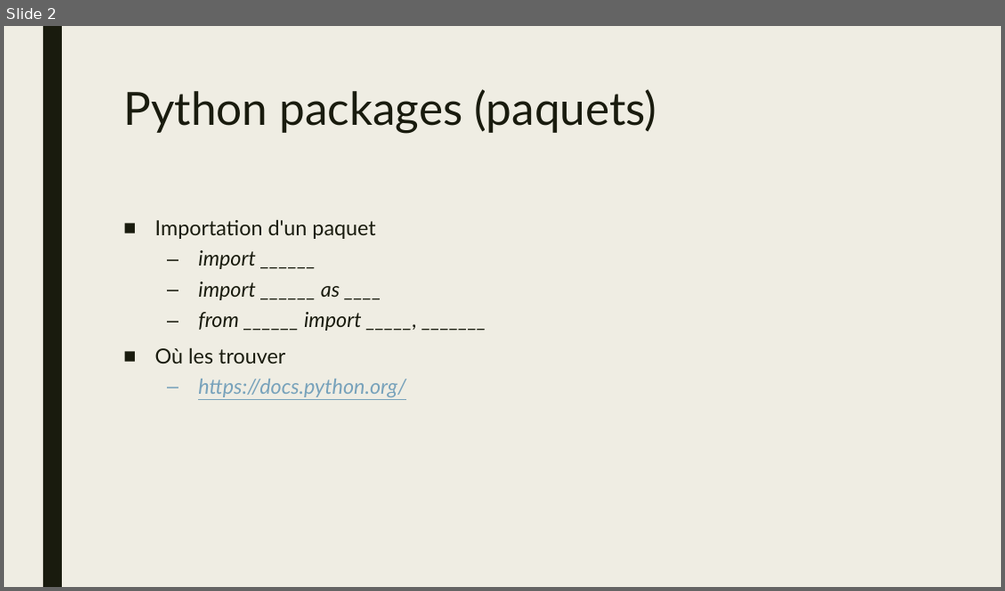
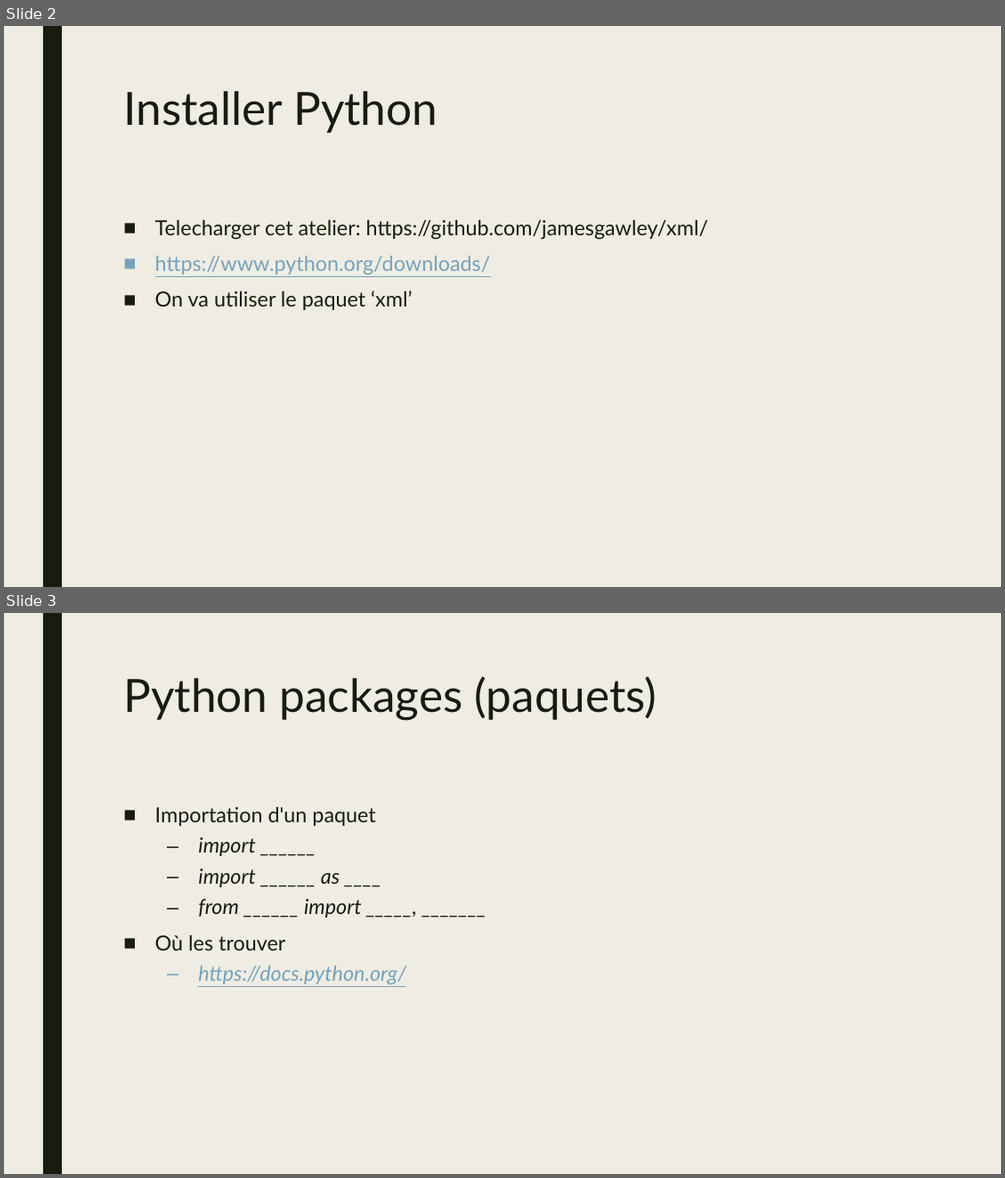
Before and after one commit to jamesgawley/xml, a slide deck: atelier_xml.pptx. Shown one above the other, each under a label of ours: slide 2 before the commit, slides 2 and 3 after it. The pictures are 1005x591 and 1005x1178 pixels, drawn with LibreOffice and Linux fonts; fonts in the diff are those of the drawing. Boxes give left, top, right and bottom in pixels: in the first picture for what was removed or moved away, otherwise in the second. Text is boxed around its words. In the diff, an @@ line names an element or a change of style, - is before the commit and + after.

```diff
--- a/atelier_xml.pptx
+++ b/atelier_xml.pptx
@@ slide 2 added at (4, 26, 1001, 587), background #EFEDE3; not listed: 1 template element that a slide beside it also shows @@
@@ title added at (123, 91, 437, 133), 44 pt, text #191B0E @@
+Installer Python
@@ text added at (155, 219, 708, 310), 20 pt, text #191B0E @@
+■ Telecharger cet atelier: https://github.com/jamesgawley/xml/
+■ https://www.python.org/downloads/
+■ On va utiliser le paquet ‘xml’
@@ what was slide 2 is now slide 3 @@
```
Also in this commit, not shown: 8 other slides added, 1 slide removed, 1 other file.
